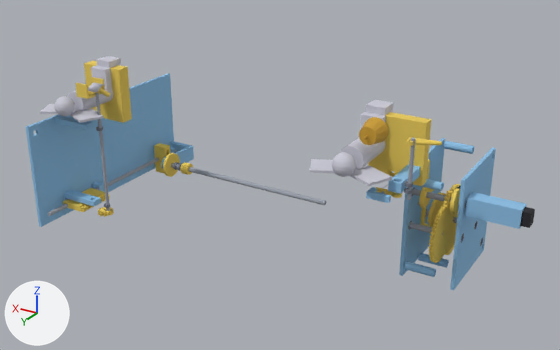
The COLLADA model export/sketchup/e1_angels_exploded.dae, before and after one commit.
Rendered twice from a 50 mm camera at (-0.348, 0.545, 0.217) aimed at (-0.02, -0.002, -0.057). Lighting does not change. The marker at lower left points along +X, +Y and +Z. The first picture is the older version. Vertices at exactly the same position are counted once.

The first picture shows 'cross_shaft', 'figure_bell', 'figure_glass', 'gearmotor', 'gearmotor_bracket', 'glass_tower_plate', 'intermediate_48_12', 'plinth_bell', 'plinth_glass', 'shoulder_bracket', 'tower_inner_plate', 'tower_outer_plate', 'tower_pillars' and 25 more.
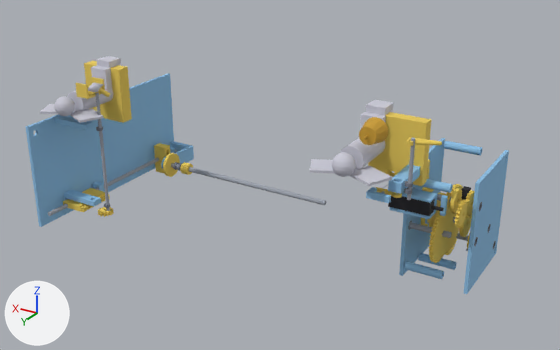
What differs and where, as boxes [x1, y1, x2, y2] in the pictures (560 x 350 px):
'tower_outer_plate', moved
    before: [450, 147, 496, 290]
    after: [464, 150, 509, 294]
'gearmotor_bracket', reshaped (13% shorter)
    before: [465, 192, 527, 229]
    after: [389, 187, 448, 219]
'tower_pillars', reshaped (11% wider)
    before: [405, 141, 475, 277]
    after: [405, 141, 483, 279]
'gearmotor', reshaped (mostly hidden before)
    before: [520, 207, 535, 228]
    after: [388, 196, 444, 216]
'motor_pinion_20', added
    after: [455, 200, 468, 228]
'bell_drive_gear_20', added
    after: [466, 190, 474, 218]
part 3 of me_gearmotor, deleted (mostly hidden)
    before: [520, 207, 535, 228]
part 4 of me_gearmotor, added (black)
    after: [388, 196, 444, 216]

What the commit changed:
me_tower_outer_plate is used by ob_tower_outer_plate; location (0.0, 0.0, 0.0).
me_tower_outer_plate had 320 vertices, 660 faces and spanned x -0.1886..-0.1856, y -0.076..0.004, z -0.12..-0.022.
me_tower_outer_plate now has 320 vertices, 660 faces and spans x -0.1998..-0.1968, y -0.076..0.004, z -0.12..-0.022.
me_tower_outer_plate part 1: the whole mesh is moved by (-0.0112, 0.0, 0.0).
me_tower_pillars is used by ob_tower_pillars; location (0.0, 0.0, 0.0).
me_tower_pillars had 416 vertices, 832 faces and spanned x -0.1706..-0.1456, y -0.0755..0.0055, z -0.1205..-0.0225.
me_tower_pillars now has 416 vertices, 832 faces and spans x -0.1776..-0.1456, y -0.0755..0.0055, z -0.1205..-0.0225.
Part 2, on me_tower_pillars:
5 vertices are removed from x -0.1706, y -0.0751..0.0046, z -0.1147..-0.0244.
213 faces are deleted.
198 vertices in x -0.1706, y -0.0755..0.0055, z -0.1205..-0.0225 move by (-0.007, 0.0, 0.0).
5 vertices move from x -0.1706, y -0.0746..0.0051, z -0.1154..-0.0237 to x -0.1776, y -0.0751..0.0046, z -0.1147..-0.0244.
5 new vertices lie (-0.032, 0.0, 0.0) away from vertices in x -0.1456, y -0.0746..0.0051, z -0.1154..-0.0237.
213 new faces join them.
me_gearmotor is used by ob_gearmotor; location (0.0, 0.0, 0.0).
me_gearmotor had 60 vertices, 116 faces and spanned x -0.2399..-0.1984, y -0.012..-0.002, z -0.052..-0.04.
me_gearmotor now has 60 vertices, 116 faces and spans x -0.1763..-0.1328, y 0.008..0.018, z -0.052..-0.04.
me_gearmotor part 3: 60 vertices removed from x -0.2399..-0.1984, y -0.012..-0.002, z -0.052..-0.04.
me_gearmotor part 4: 60 vertices added at x -0.1763..-0.1328, y 0.008..0.018, z -0.052..-0.04.
me_gearmotor_bracket is used by ob_gearmotor_bracket; location (0.0, 0.0, 0.0).
me_gearmotor_bracket had 68 vertices, 132 faces and spanned x -0.2329..-0.1904, y -0.0138..-0.0002, z -0.0538..-0.0382.
me_gearmotor_bracket now has 58 vertices, 116 faces and spans x -0.1764..-0.1344, y 0.004..0.019, z -0.0542..-0.0378.
me_gearmotor_bracket part 5: 68 vertices removed from x -0.2329..-0.1904, y -0.0138..-0.0002, z -0.0538..-0.0382; 58 vertices added at x -0.1764..-0.1344, y 0.004..0.019, z -0.0542..-0.0378.
Mesh me_motor_pinion_20 is new.
It has 1092 vertices, 2184 faces and spans x -0.1926..-0.1896, y 0.0021..0.0239, z -0.0569..-0.0351.
It uses material mat_pla (yellow #ebcc59).
Mesh me_bell_drive_gear_20 is new.
It has 1092 vertices, 2184 faces and spans x -0.1926..-0.1896, y -0.018..0.004, z -0.057..-0.035.
It uses material mat_pla (yellow #ebcc59).
Object 'motor_pinion_20' (ob_motor_pinion_20) is new; it shows me_motor_pinion_20.
Its location is (0.0, 0.0, 0.0).
Object 'bell_drive_gear_20' (ob_bell_drive_gear_20) is new; it shows me_bell_drive_gear_20.
Its location is (0.0, 0.0, 0.0).
